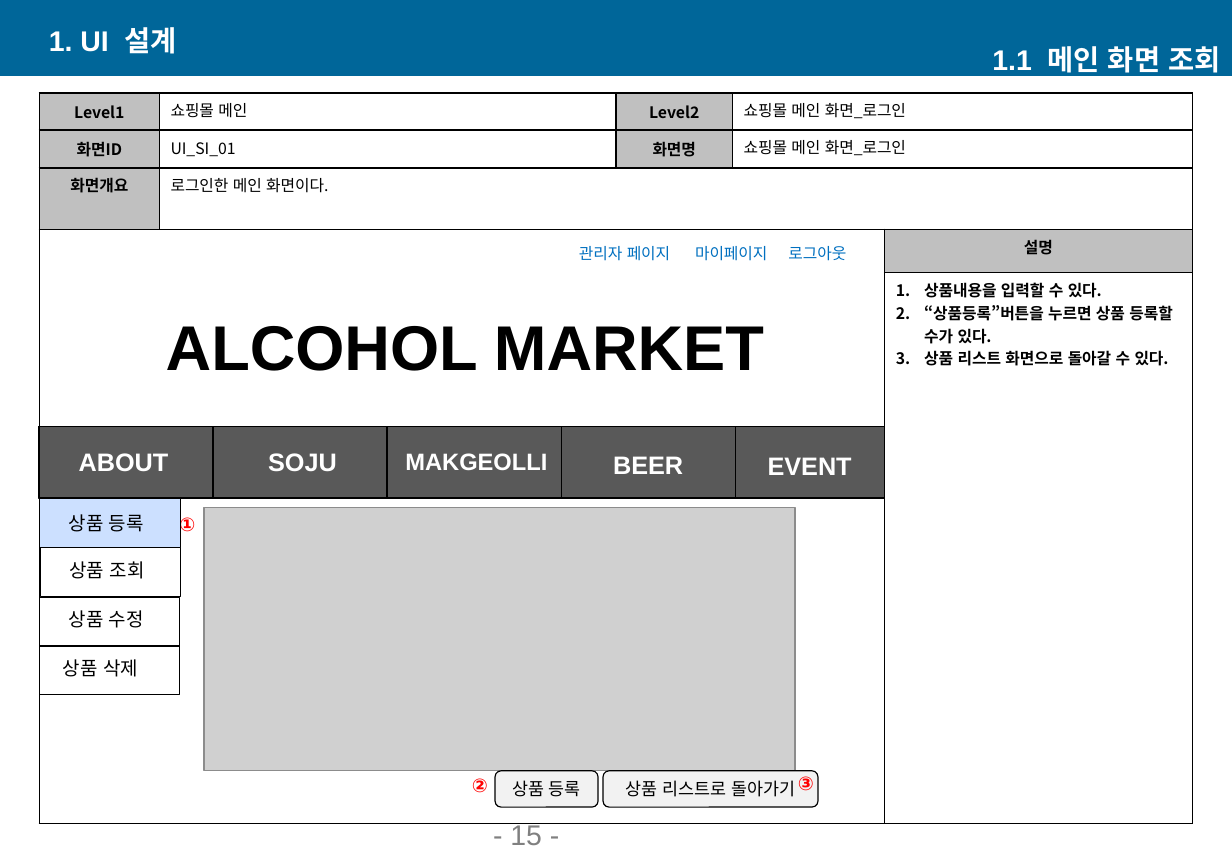
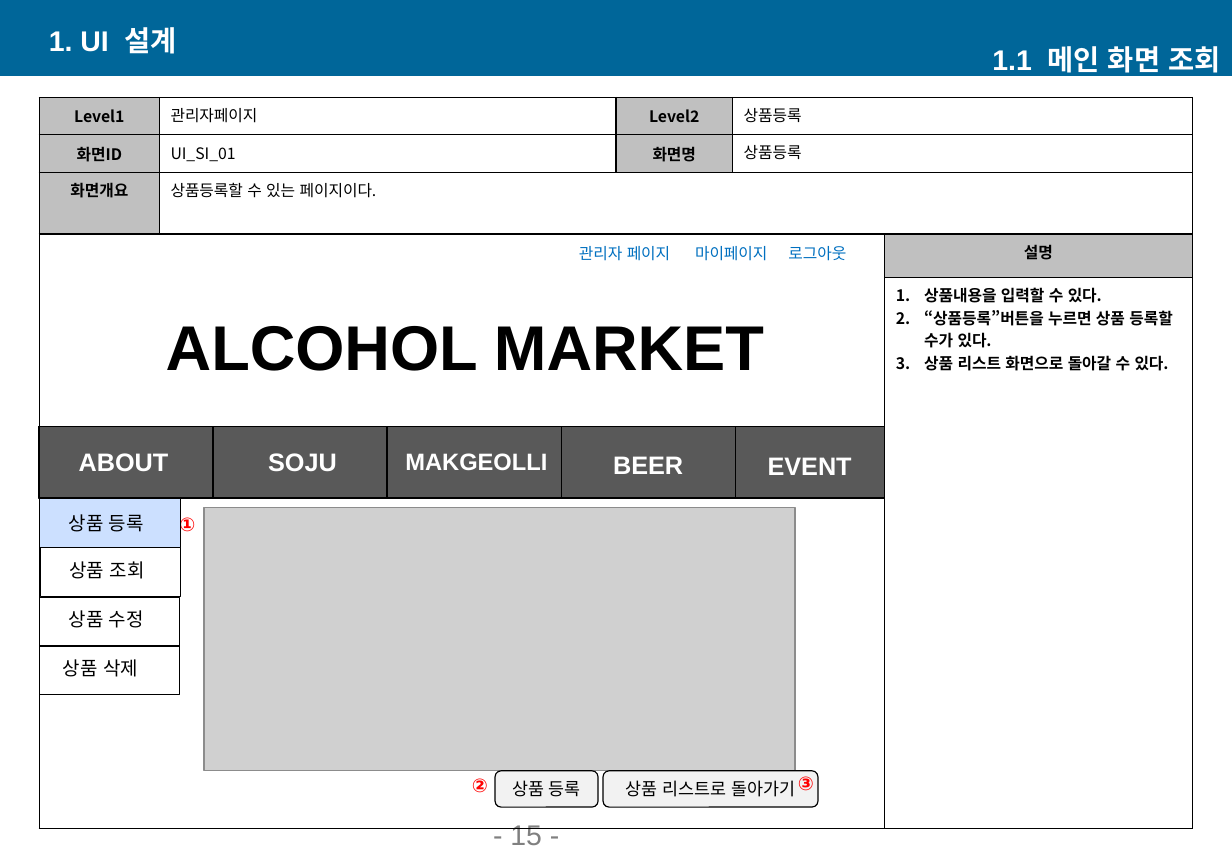
Before and after one commit to ki-mii/ezen_prj, a slide deck: slide 16 of 쇼핑몰관리_UI설계서.pptx. Drawn at 1232x853 pixels with LibreOffice and Linux fonts; fonts in the diff are those of the drawing; grey boxes stand for pictures. Boxes give left, top, right and bottom in pixels: in the first picture for what was removed or moved away, otherwise in the second. Text is boxed around its words. In the diff, an @@ line names an element or a change of style, - is before the commit and + after.

```diff
--- a/쇼핑몰관리_UI설계서.pptx
+++ b/쇼핑몰관리_UI설계서.pptx
@@ table at (x1=40, y1=98, x2=1194, y2=829) @@
-row 1, column 2: 쇼핑몰 메인
+row 1, column 2: 관리자페이지
-row 1, column 4: 쇼핑몰 메인 화면_로그인
+row 1, column 4: 상품등록
-row 2, column 4: 쇼핑몰 메인 화면_로그인
+row 2, column 4: 상품등록
-row 3, column 2: 로그인한 메인 화면이다.
+row 3, column 2: 상품등록할 수 있는 페이지이다.
@@ table moved from (x1=40, y1=93, x2=1194, y2=825) to (x1=40, y1=98, x2=1194, y2=829) @@
```
Also in this commit, not shown: 19 other slides changed, 3 slides added.
